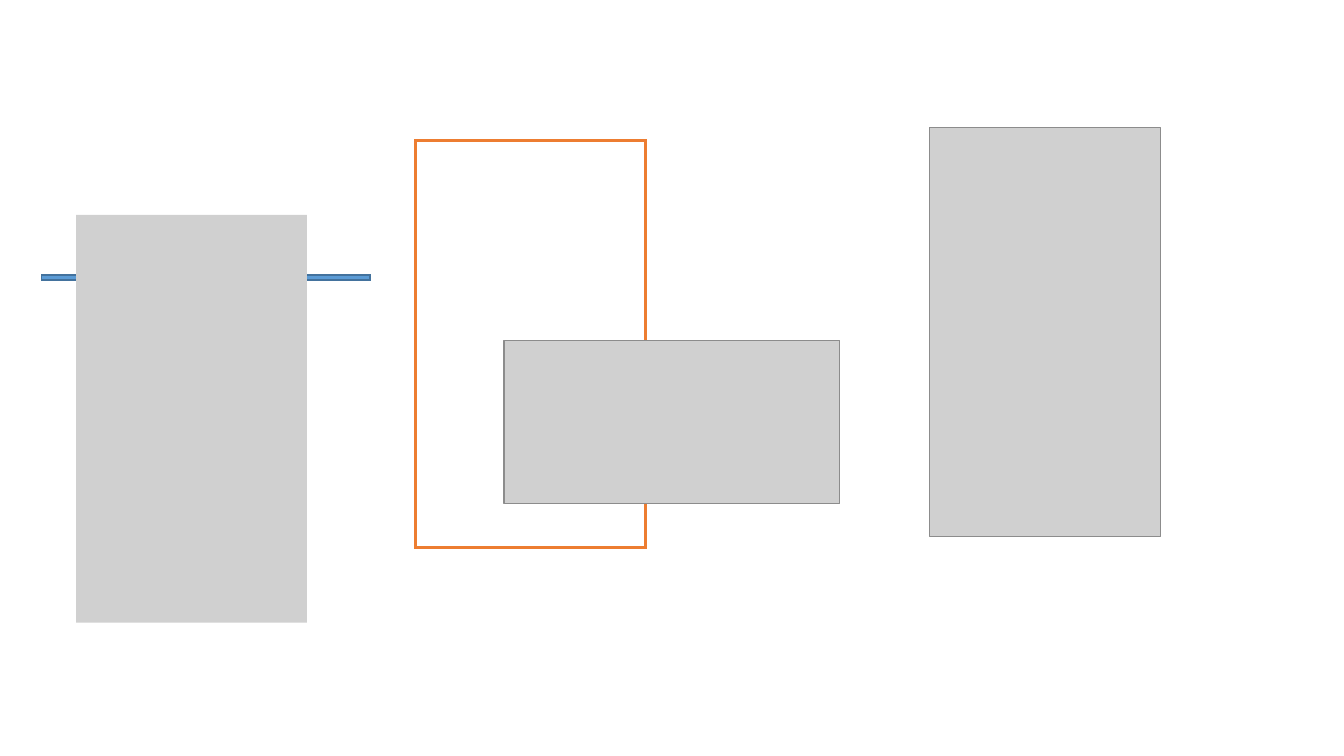
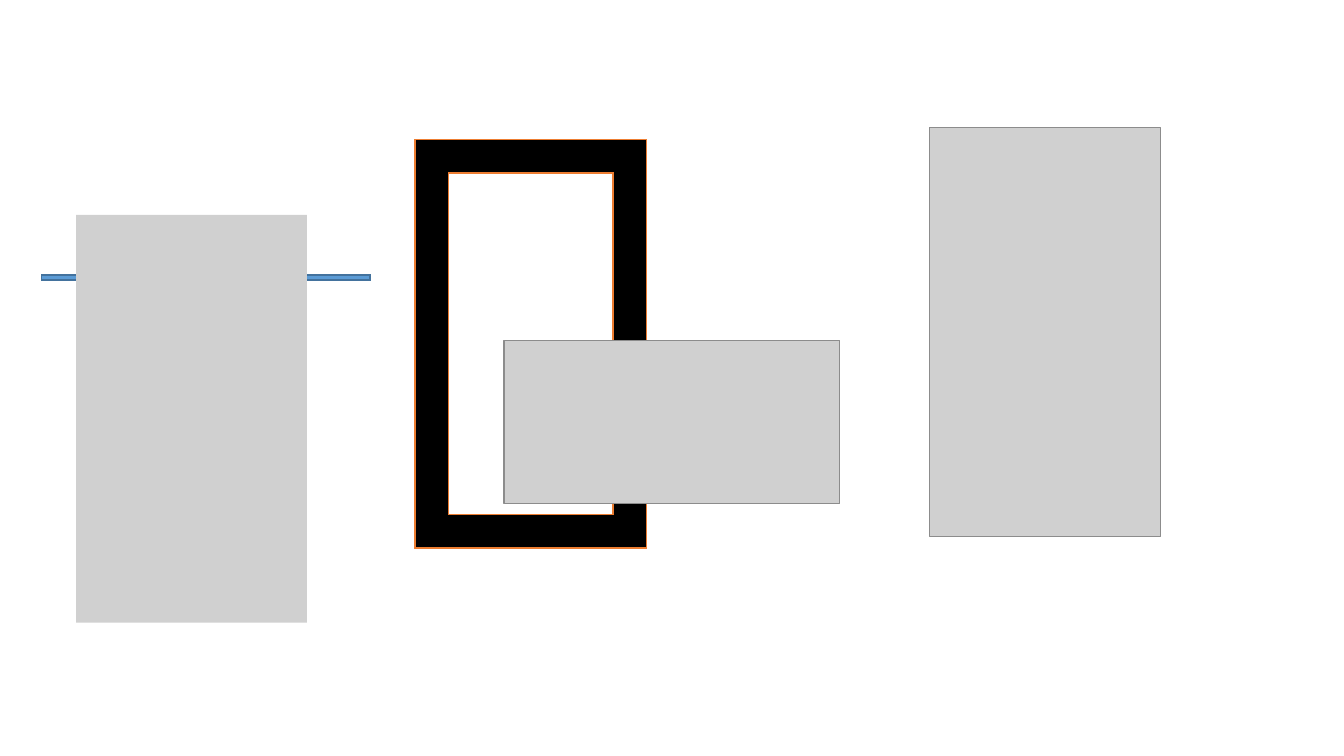
Before and after one commit to DiegoTeixeiraMarques/EstagioI, a slide deck: slide 2 of Modelagem do Game.pptx. Drawn at 1344x756 pixels with LibreOffice and Linux fonts; fonts in the diff are those of the drawing; grey boxes stand for pictures. Boxes give left, top, right and bottom in pixels: in the first picture for what was removed or moved away, otherwise in the second. Text is boxed around its words. In the diff, an @@ line names an element or a change of style, - is before the commit and + after.

```diff
--- a/Modelagem do Game.pptx
+++ b/Modelagem do Game.pptx
@@ picture removed at <box>415,139,647,548</box> @@
@@ frame added at <box>415,139,647,548</box>, fill #000000, outline #ED7D31 1 pt @@
```
Also in this commit, not shown: 1 other slide changed, 1 slide added, 30 other files.
